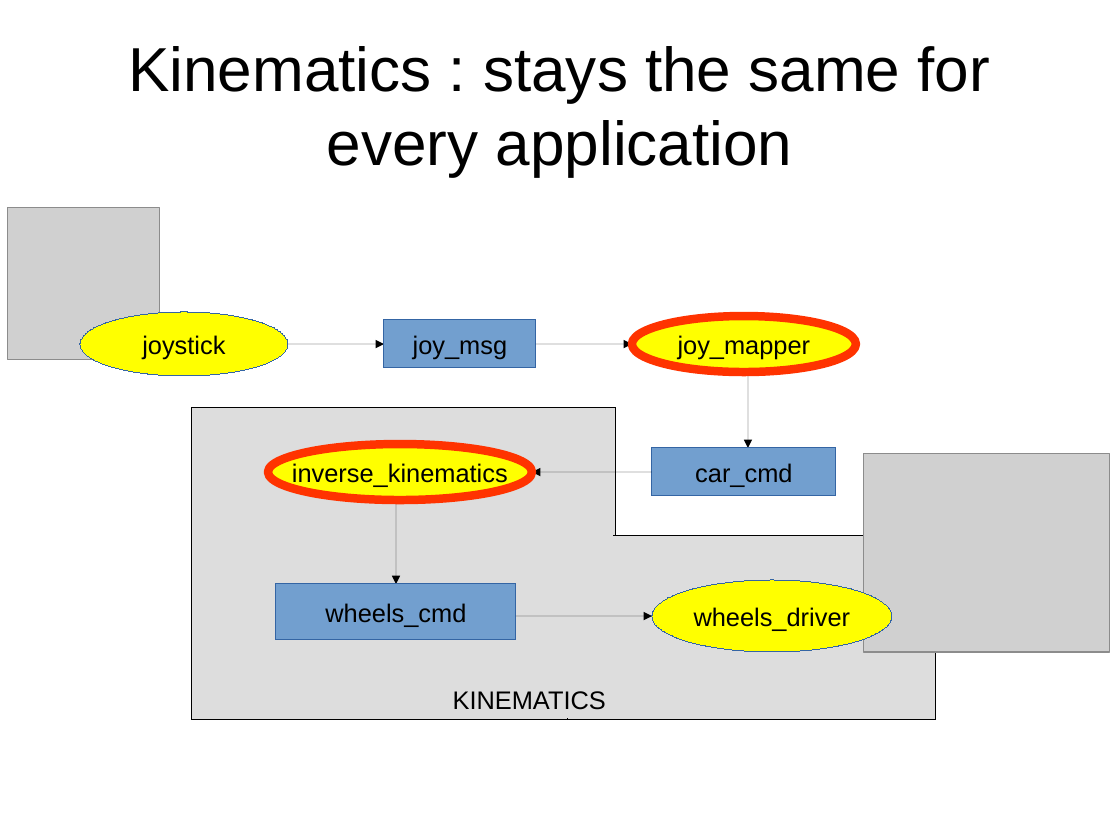
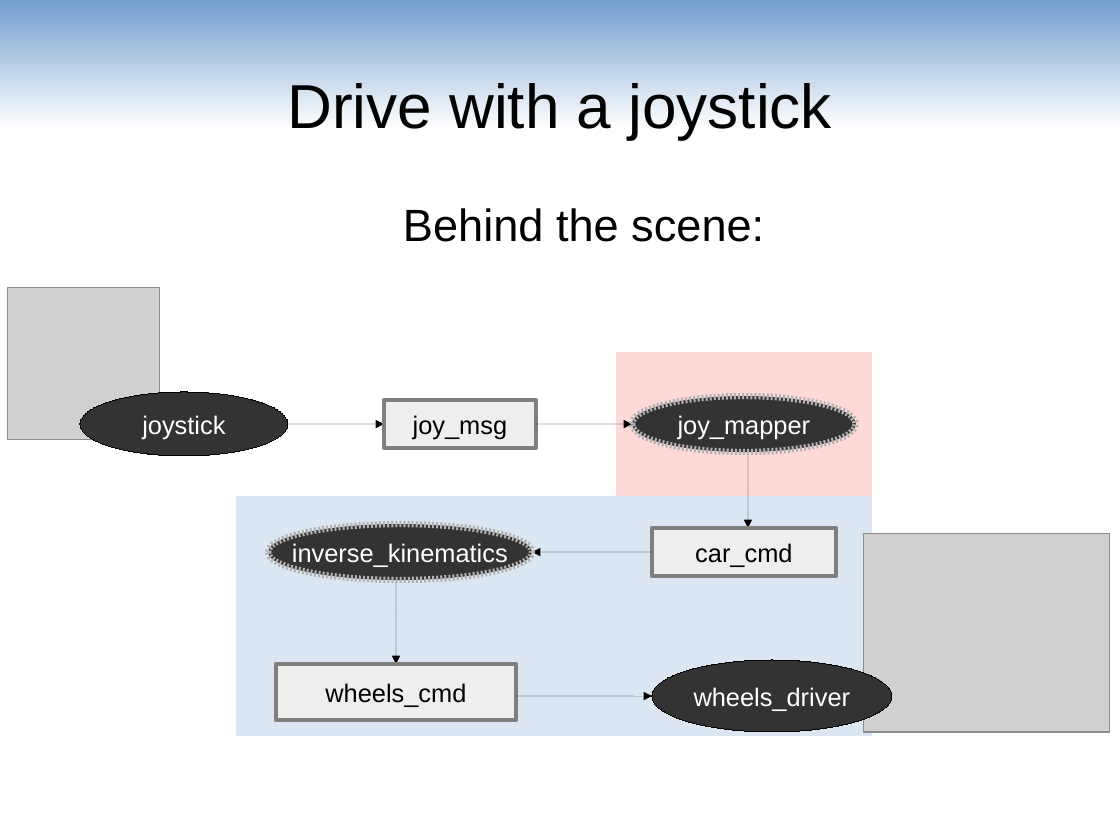
Before and after one commit to maivincent/MISE_presentations, a slide deck: slide 13 of step1_joystick_drive.odp. Drawn at 1120x840 pixels with LibreOffice and Linux fonts; fonts in the diff are those of the drawing; grey boxes stand for pictures. Boxes give left, top, right and bottom in pixels: in the first picture for what was removed or moved away, otherwise in the second. Text is boxed around its words. In the diff, an @@ line names an element or a change of style, - is before the commit and + after.

```diff
--- a/step1_joystick_drive.odp
+++ b/step1_joystick_drive.odp
@@ rectangle added at (x1=0, y1=0, x2=1120, y2=128), fill gradient #729FCF @@
@@ title at (x1=287, y1=83, x2=831, y2=139): text changed @@
-Kinematics : stays the same for every application
+Drive with a joystick
@@ text added at (x1=403, y1=208, x2=764, y2=242), 32 pt, text #000000 @@
+Behind the scene:
@@ rectangle added at (x1=616, y1=352, x2=872, y2=496), fill #FF6666 at 25% opacity @@
@@ ellipse "joystick" at (x1=80, y1=392, x2=289, y2=456): text colour #000000 to #FFFFFF; fill #FFFF00 to #333333; outline #3465A4 0 pt to #000000 0 pt @@
@@ rectangle removed at (x1=192, y1=409, x2=616, y2=721) @@
@@ ellipse "joy_mapper" at (x1=632, y1=396, x2=856, y2=452): text colour #000000 to #FFFFFF; fill #FFFF00 to #333333; outline #FF3300 6.01 pt to #B2B2B2 4.51 pt @@
@@ rectangle added at (x1=236, y1=496, x2=872, y2=616), fill #729FCF at 25% opacity @@
@@ ellipse "inverse_kinematics" at (x1=268, y1=524, x2=533, y2=580): text colour #000000 to #FFFFFF; fill #FFFF00 to #333333; outline #FF3300 6.01 pt to #B2B2B2 4.51 pt @@
@@ rectangle removed at (x1=533, y1=534, x2=613, y2=718) @@
@@ rectangle removed at (x1=568, y1=537, x2=936, y2=721) @@
@@ fill #729FCF to #EEEEEE; outline #3465A4 0 pt to #808080 3 pt in 3 elements at (x1=276, y1=665, x2=516, y2=721), (x1=384, y1=400, x2=537, y2=448), (x1=652, y1=528, x2=836, y2=576) @@
@@ rectangle added at (x1=236, y1=616, x2=872, y2=736), fill #729FCF at 25% opacity @@
@@ ellipse "wheels_driver" at (x1=652, y1=661, x2=892, y2=733): text colour #000000 to #FFFFFF; fill #FFFF00 to #333333; outline #3465A4 0 pt to #000000 0 pt @@
@@ text removed at (x1=453, y1=691, x2=606, y2=710) @@
-KINEMATICS
@@ 6 arrows, 4 ellipses, 3 rectangles, 2 pictures moved together from (x1=8, y1=208, x2=1110, y2=652) to (x1=8, y1=288, x2=1110, y2=733) @@
```
Also in this commit, not shown: 12 other slides changed, 5 slides added.
